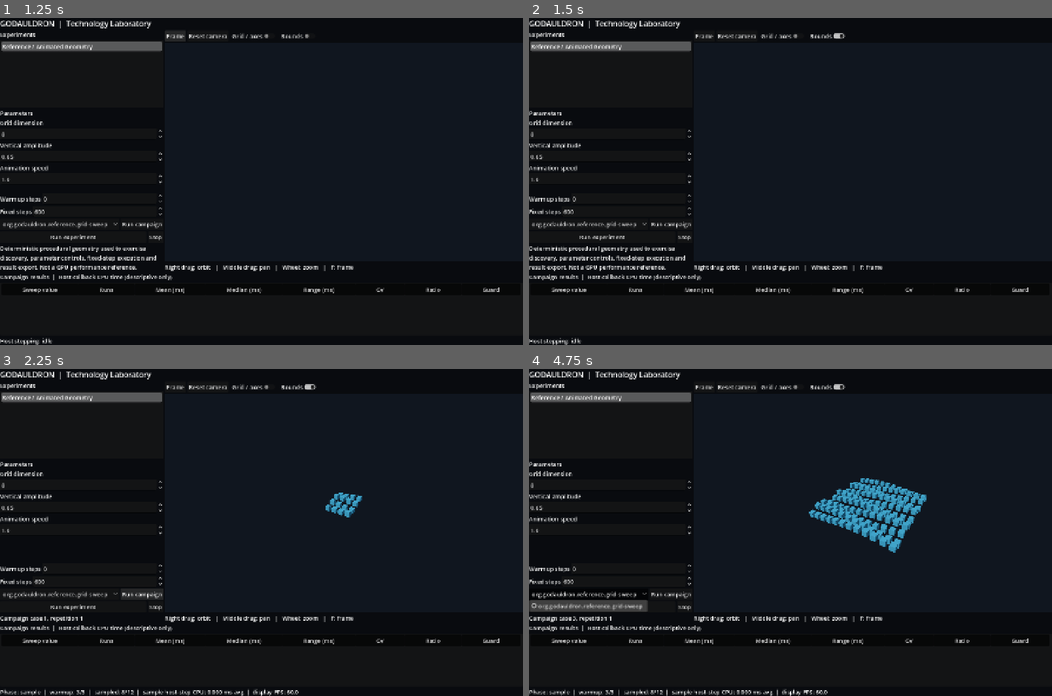
Above: before the commit, frames 1-4 (two rows, left to right).
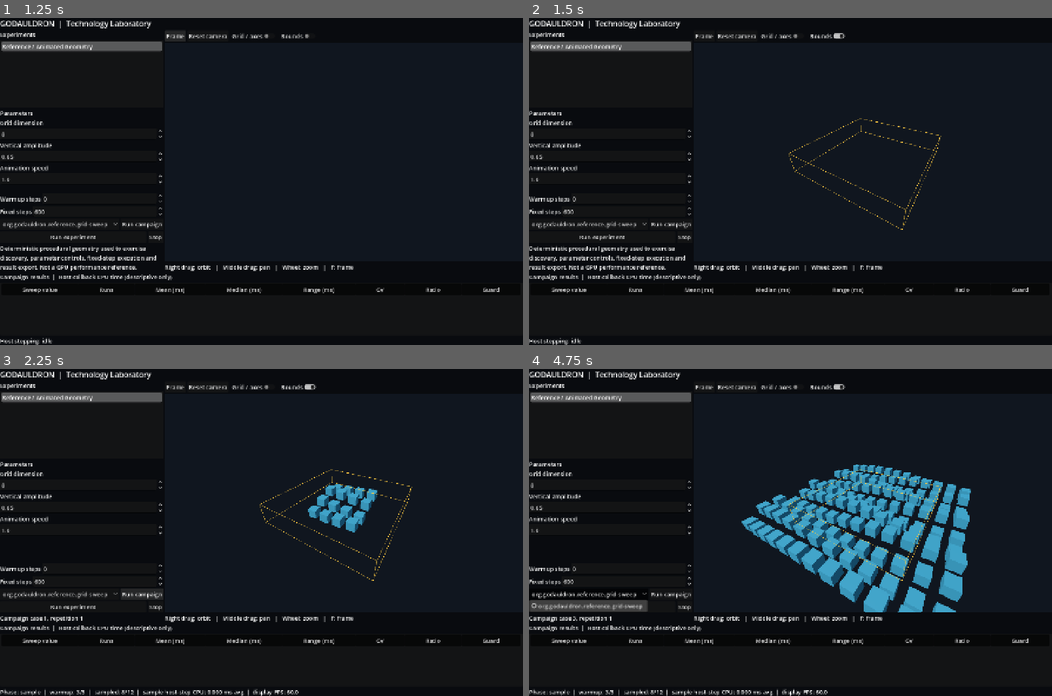
Above: after the commit, the same moments.

Repository: thomthehound/Godauldron
Game: Godot game, scene res://scenes/main.tscn
Two runs of this game, one before a commit and one after it. Both use one fixed random seed, a clock stepped at 60 frames per second and the inputs below.
Inputs:
- Up to frame 1 (1.25 s): click "Frame" at 0.5 s
- Up to frame 2 (1.5 s): click "Bounds" at 1.25 s
- Up to frame 3 (2.25 s): click "Run campaign" at 2 s
- Up to frame 4 (4.75 s): click "Run campaign" at 2.75 s; click "Run campaign" at 3.5 s; click "org.godauldron.reference.grid…" at 4.25 s

Frame 1 is identical in both runs. In frame 2, 0.3% of the frame differs, in the area x 49-79%, y 30-65%; in frame 3, 1.3%; in frame 4, 10%, in the area x 40-85%, y 29-75%.
Error before the commit: Parse Error: Cannot infer the type of "center" variable because the value doesn't have a set type. (res://scripts/inspection_camera.gd:120)

Commit message:
Use explicit Vector3 type for fallback scene center

Diff:
--- a/scripts/inspection_camera.gd
+++ b/scripts/inspection_camera.gd
@@ -117,5 +117,5 @@
 			nodes.append(child)
 	if is_finite(minimum.x) and is_finite(maximum.x) and minimum.distance_to(maximum) > 0.0:
 		return AABB(minimum, maximum - minimum)
-	var center := scene.global_position if scene is Node3D else Vector3.ZERO
+	var center: Vector3 = (scene as Node3D).global_position if scene is Node3D else Vector3.ZERO
 	return AABB(center - Vector3.ONE, Vector3.ONE * 2.0)
